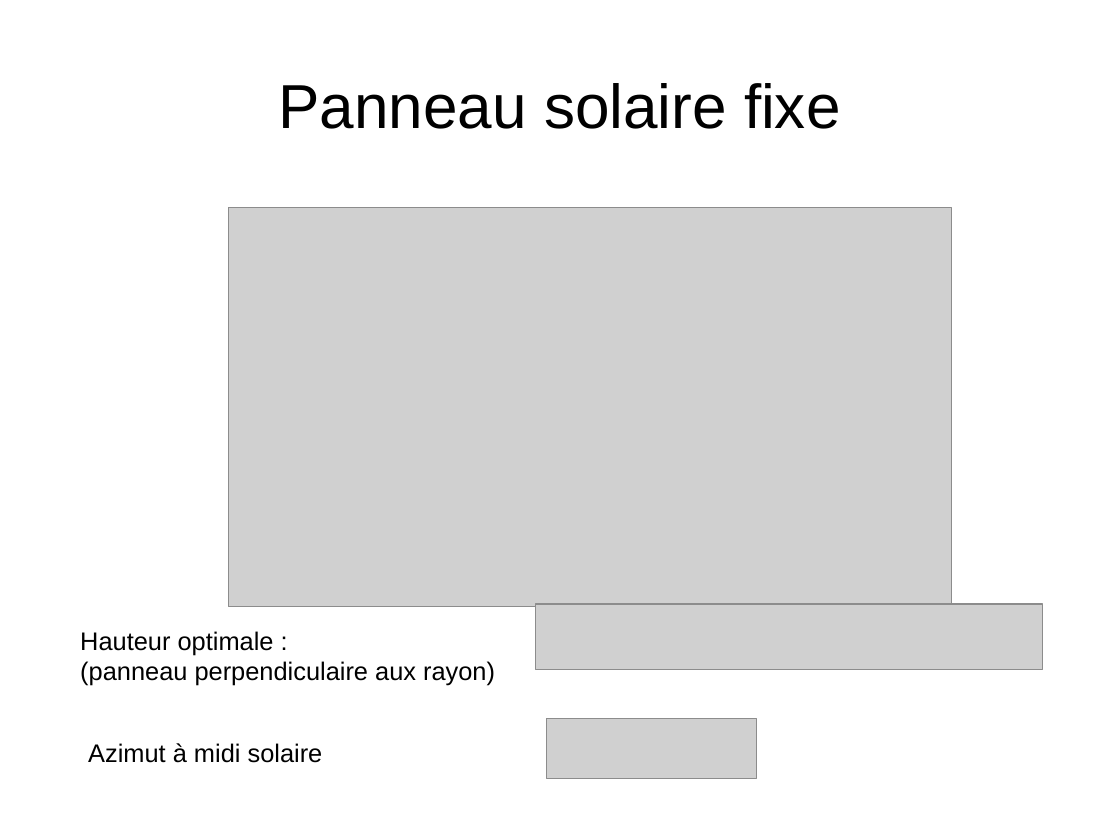
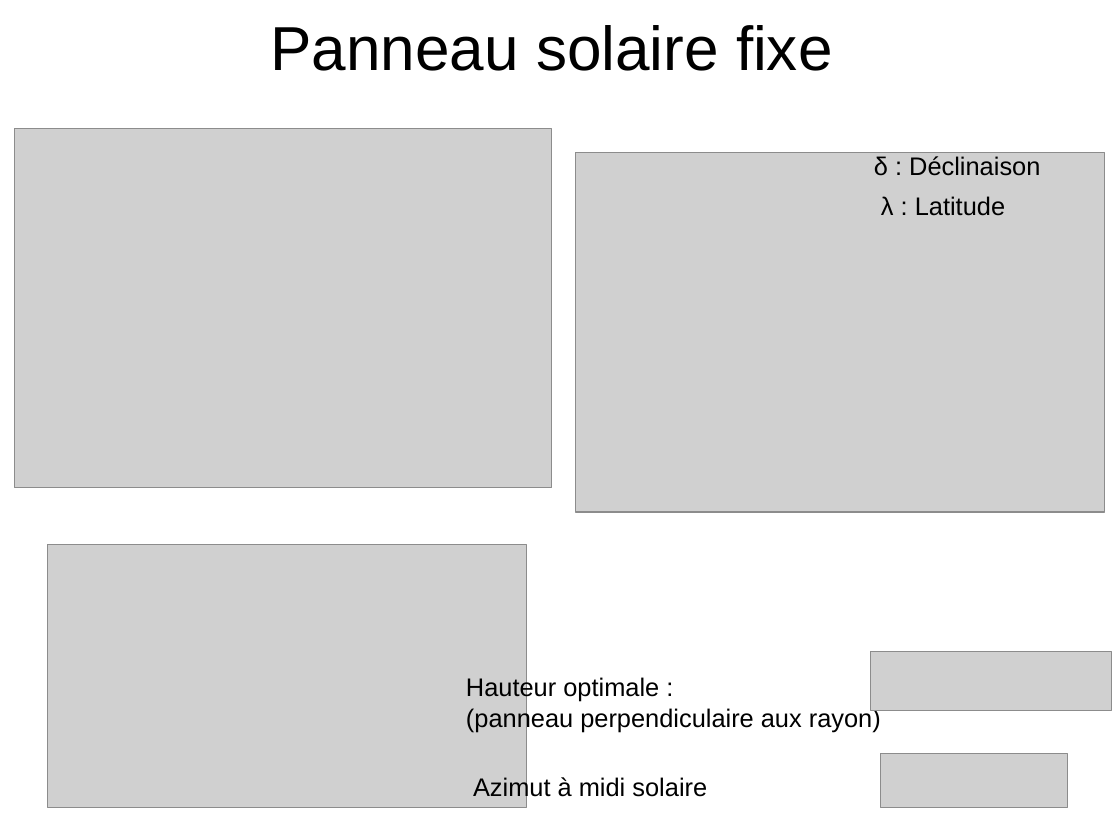
Before and after one commit to lovasoa/TIPE, a slide deck: slide 2 of presentation.odp (slide 3 before the commit). Drawn at 1120x840 pixels with LibreOffice and Linux fonts; fonts in the diff are those of the drawing; grey boxes stand for pictures. Boxes give left, top, right and bottom in pixels: in the first picture for what was removed or moved away, otherwise in the second. Text is boxed around its words. In the diff, an @@ line names an element or a change of style, - is before the commit and + after.

```diff
--- a/presentation.odp
+++ b/presentation.odp
@@ title "Panneau solaire fixe": place and size @@
-title "Panneau solaire fixe" at [278,83,841,129]
+title "Panneau solaire fixe" at [270,25,833,71]
@@ picture: place and size @@
-picture at [547,719,757,779]
+picture at [14,129,552,488]
@@ picture: place and size @@
-picture at [229,208,952,607]
+picture at [576,152,1105,512]
@@ text added at [874,156,1040,176], 18 pt, text #000000 @@
+δ : Déclinaison
@@ text added at [881,196,1005,216], 18 pt, text #000000 @@
+λ : Latitude
@@ picture added at [48,544,526,807] @@
@@ picture: place and size @@
-picture at [537,604,1044,669]
+picture at [871,652,1112,711]
@@ text "Hauteur optimale :": place and size @@
-text "Hauteur optimale :" at [80,631,495,686]
+text "Hauteur optimale :" at [466,676,881,732]
@@ text "Azimut à midi solaire" rewrapped from [88,743,323,763] to [473,775,707,801] @@
@@ picture added at [880,754,1067,808] @@
```
Also in this commit, not shown: 3 other slides changed, 1 slide removed, 6 other files.
